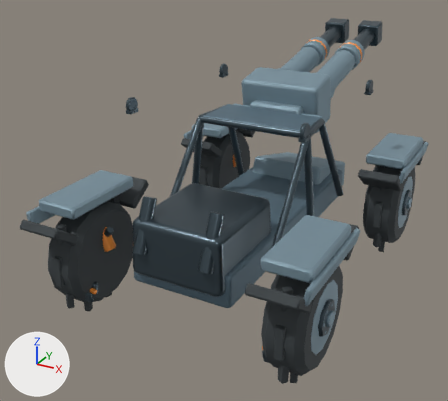
The FBX model unity/RogueCommandAssetAuthoring/Assets/RogueCommandExpansionSample/Models/FieldMedicRover.fbx as it was, and as the next commit left it.
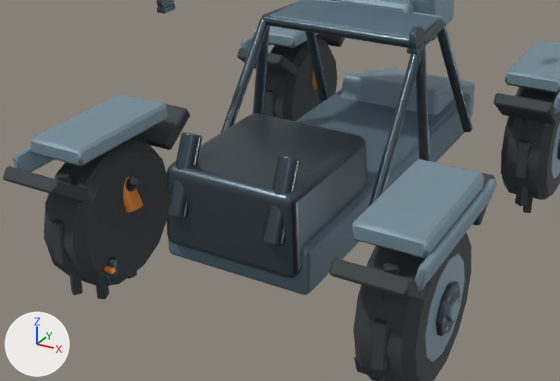
Each version is shown whole from a 50 mm lens placed at (2.18, -4.53, 2.93), pointed at (-0.36, 0.08, 0.62), then close up on the part from 4% to 90% of the width and 26% to 92% of the height. Arrows for +X, +Y and +Z are at lower left; the lights stay in place. The first two pictures are the older version. Where no turn or scale is listed for an object, it has been applied to the vertices. Vertices at exactly the same position are counted once.

The scene before the commit, as lines of its bpy script (objects in view):
```python
me_cylinder_080 = bpy.data.meshes.new('Cylinder.080')
me_cylinder_080.from_pydata(...)  # 1892 vertices, 1960 faces; spans x -0.02..2.18, y -0.3..3.71, z -0.31..1.47
me_cylinder_080.materials.append(mat_fieldmedicrover_gunmetal)  # greyish blue #4b5961
me_cylinder_086 = bpy.data.meshes.new('Cylinder.086')
me_cylinder_086.from_pydata(...)  # 1200 vertices, 1216 faces; spans x -0.09..2.15, y -0.27..2.47, z -0.27..0.27
me_cylinder_086.materials.append(mat_fieldmedicrover_wheelrim)  # greyish blue #8199a6
me_fieldmedicroverarmor_frontnose_mesh_002 = bpy.data.meshes.new('FieldMedicRoverArmor_FrontNose_Mesh.002')
me_fieldmedicroverarmor_frontnose_mesh_002.from_pydata(...)  # 720 vertices, 684 faces; spans x -1.14..1.14, y -2.62..0.86, z -0.22..1.22
me_fieldmedicroverarmor_frontnose_mesh_002.materials.append(mat_fieldmedicrover_lightarmor)  # greyish blue #8199a6
ob_fieldmedicrover_batch_gunmetal = bpy.data.objects.new('FieldMedicRover_Batch_Gunmetal', me_cylinder_080)
ob_fieldmedicrover_batch_gunmetal.location = (-1.081, -1.1, 0.515)
ob_fieldmedicrover_batch_lightarmor = bpy.data.objects.new('FieldMedicRover_Batch_LightArmor', me_fieldmedicroverarmor_frontnose_mesh_002)
ob_fieldmedicrover_batch_lightarmor.location = (0.0, 1.05, 0.65)
ob_fieldmedicrover_batch_wheelrim = bpy.data.objects.new('FieldMedicRover_Batch_WheelRim', me_cylinder_086)
ob_fieldmedicrover_batch_wheelrim.location = (-1.03, -1.1, 0.515)
# also in view: 'FieldMedicRover_Batch_Warning' at (0.0, 0.24, 1.07); 'FieldMedicRover_Batch_Tread' at (0.0, 0.0, 0.51); 'FieldMedicRover_Batch_PrimaryArmor' at (0.0, -0.05, 0.95)
```
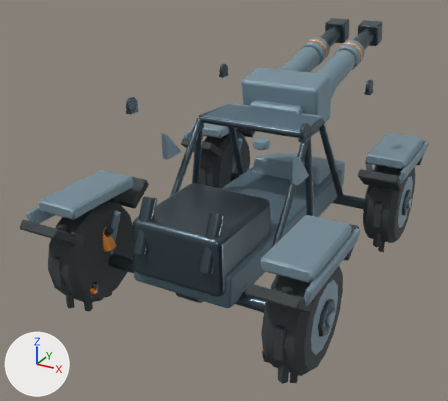
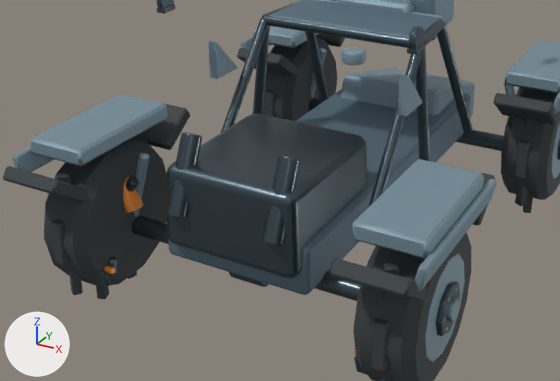
Changed parts and their boxes (x1, y1, x2, y2) in the close-ups (560 x 381 px):
part 1 of me_fieldmedicroverarmor_frontnose_mesh_002, added
    after: (341, 47, 366, 65)
part 2 of me_fieldmedicroverarmor_frontnose_mesh_002, added
    after: (134, 153, 150, 217)
part 3 of me_fieldmedicroverarmor_frontnose_mesh_002, added
    after: (311, 48, 327, 99)
part 4 of me_fieldmedicroverarmor_frontnose_mesh_002, added (mostly hidden)
    after: (504, 81, 515, 96)
part 5 of me_fieldmedicroverarmor_frontnose_mesh_002, added
    after: (209, 41, 423, 116)
part 6 of me_cylinder_080, added (mostly hidden)
    after: (132, 215, 361, 301)
part 7 of me_cylinder_080, added (mostly hidden)
    after: (309, 98, 504, 151)
part 8 of me_cylinder_080, added (mostly hidden)
    after: (229, 272, 269, 287)

The change, as a diff of the scene's bpy script:
```diff
--- a/unity/RogueCommandAssetAuthoring/Assets/RogueCommandExpansionSample/Models/FieldMedicRover.fbx.py
+++ b/unity/RogueCommandAssetAuthoring/Assets/RogueCommandExpansionSample/Models/FieldMedicRover.fbx.py
@@ me_cylinder_080 @@
 # used by ob_fieldmedicrover_batch_gunmetal; location = (-1.081, -1.1, 0.515)
-me_cylinder_080.from_pydata(...)  # 1892 vertices, 1960 faces; spans x -0.02..2.18, y -0.3..3.71, z -0.31..1.47
+me_cylinder_080.from_pydata(...)  # 2108 vertices, 2184 faces; spans x -0.02..2.18, y -0.3..3.71, z -0.31..1.47
+# me_cylinder_080 part 6: the loose piece of 48 vertices spanning x 0.55..0.62, y 0.35..1.03, z 0.08..0.93 is copied, and the copy is multiplied about its middle by the matrix ((-0.027, -1.013, -1.302), (1.649, -0.045, 0.0), (-0.035, -1.302, 1.013)), then moved by (0.5, -0.64, -0.58); it spans x 0.22..1.94, y 0.0..0.1, z -0.13..-0.03
+# me_cylinder_080 part 7: the loose piece of 48 vertices spanning x 0.52..0.66, y 1.39..1.9, z 0.08..0.93 is copied, and the copy is multiplied about its middle by the matrix ((0.157, -0.877, 1.598), (1.801, 0.322, 0.0), (-0.281, 1.573, 0.891)), then moved by (0.49, 0.51, -0.58); it spans x 0.22..1.94, y 2.1..2.2, z -0.13..-0.03
+# me_cylinder_080 part 8: a new loose piece of 60 vertices spanning x 0.98..1.18, y -0.08..0.18, z -0.2..0.04, in mat_fieldmedicrover_gunmetal (greyish blue #4b5961)
+# other edits to the shape of me_cylinder_080 do not show in these pictures
 me_cylinder_080.materials.append(mat_fieldmedicrover_gunmetal)
@@ me_fieldmedicroverarmor_frontnose_mesh_002 @@
 # used by ob_fieldmedicrover_batch_lightarmor; location = (0.0, 1.05, 0.65)
-me_fieldmedicroverarmor_frontnose_mesh_002.from_pydata(...)  # 720 vertices, 684 faces; spans x -1.14..1.14, y -2.62..0.86, z -0.22..1.22
+me_fieldmedicroverarmor_frontnose_mesh_002.from_pydata(...)  # 936 vertices, 908 faces; spans x -1.14..1.14, y -2.62..0.86, z -0.22..1.22
+# me_fieldmedicroverarmor_frontnose_mesh_002 part 1: a new loose piece of 60 vertices spanning x 0.32..0.44, y -1.81..-1.69, z 0.84..0.9, in mat_fieldmedicrover_lightarmor (greyish blue #8199a6)
+# me_fieldmedicroverarmor_frontnose_mesh_002 part 2: a new loose piece of 36 vertices spanning x -0.84..-0.66, y -2.13..-2.07, z -0.22..0.24, in mat_fieldmedicrover_lightarmor (greyish blue #8199a6)
+# me_fieldmedicroverarmor_frontnose_mesh_002 part 3: a new loose piece of 36 vertices spanning x -0.84..-0.66, y -0.03..0.03, z -0.22..0.24, in mat_fieldmedicrover_lightarmor (greyish blue #8199a6)
+# me_fieldmedicroverarmor_frontnose_mesh_002 part 4: a new loose piece of 36 vertices spanning x 0.66..0.84, y -0.03..0.03, z -0.22..0.24, in mat_fieldmedicrover_lightarmor (greyish blue #8199a6)
+# me_fieldmedicroverarmor_frontnose_mesh_002 part 5
+# 6 vertices are added at (-0.6, -1.57, 0.53), (-0.6, -1.35, 0.53), (-0.6, -1.57, 0.75), (0.56, -1.57, 0.53), (0.56, -1.35, 0.53), (0.56, -1.57, 0.75)
+# 6 new vertices lie (0.04, 0.0, 0.0) away from vertices in x -0.6..0.56, y -1.57..-1.35, z 0.53..0.75
+# 10 new faces join them
+# other edits to the shape of me_fieldmedicroverarmor_frontnose_mesh_002 do not show in these pictures
 me_fieldmedicroverarmor_frontnose_mesh_002.materials.append(mat_fieldmedicrover_lightarmor)
```
